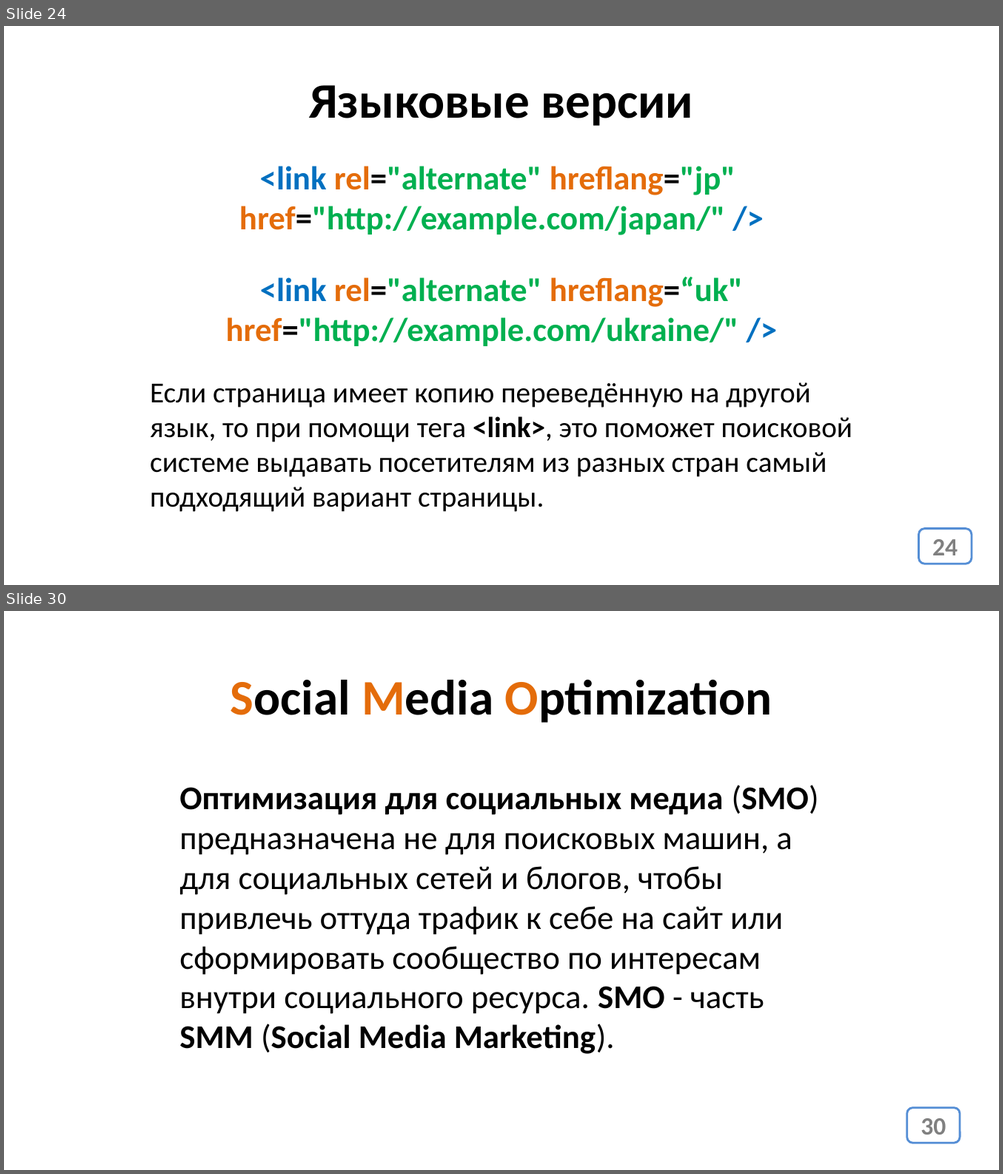
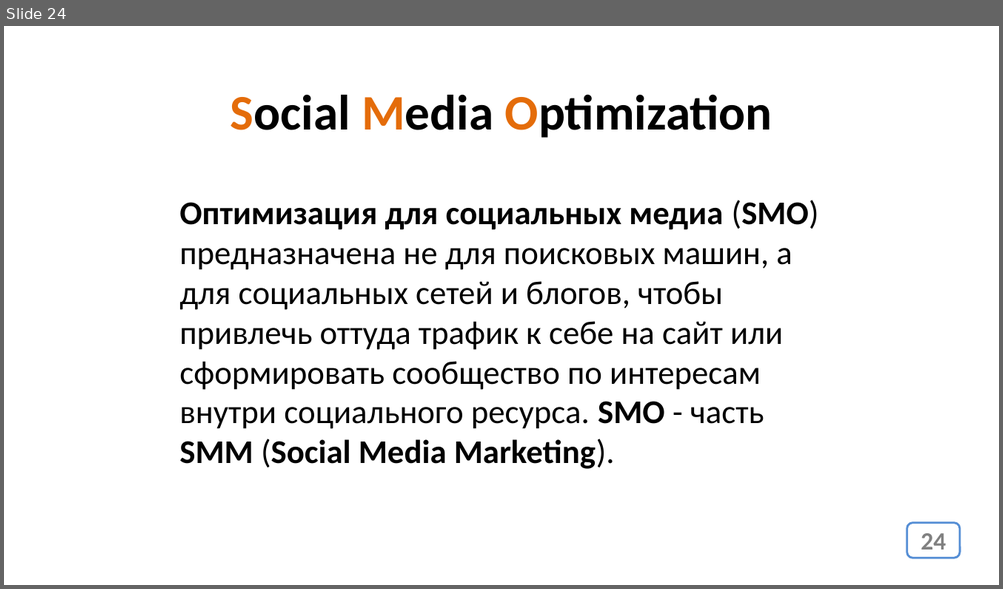
Before and after one commit to web38-ortdnipro/lesson14, a slide deck: lesson14.pptx. Shown one above the other, each under a label of ours: slides 24 and 30 before the commit, slide 24 after it; the slides between them are not shown. The pictures are 1003x1174 and 1003x589 pixels, drawn with LibreOffice and Linux fonts; fonts in the diff are those of the drawing. Boxes give left, top, right and bottom in pixels: in the first picture for what was removed or moved away, otherwise in the second. Text is boxed around its words. In the diff, an @@ line names an element or a change of style, - is before the commit and + after.

```diff
--- a/lesson14.pptx
+++ b/lesson14.pptx
@@ slide 24 removed at bbox=[4, 26, 999, 585], background #FFFFFF @@
@@ text removed at bbox=[309, 85, 693, 126] @@
-Языковые версии
@@ text removed at bbox=[239, 166, 735, 235] @@
-<link rel="alternate" hreflang="jp"
-href="http://example.com/japan/" />
@@ text removed at bbox=[226, 277, 743, 346] @@
-<link rel="alternate" hreflang=“uk" href="http://example.com/ukraine/" />
@@ text removed at bbox=[150, 383, 852, 512] @@
-Если страница имеет копию переведённую на другой язык, то при помощи тега <link>, это поможет поисковой системе выдавать посетителям из разных стран самый подходящий вариант страницы.
@@ page number removed at bbox=[919, 529, 972, 564] @@
-24
@@ what was slide 30 is now slide 24 @@
@@ page number at bbox=[920, 534, 945, 550]: text changed @@
-30
+24
```
Also in this commit, not shown: 2 slides changed, 5 other slides removed, 1 other file.
